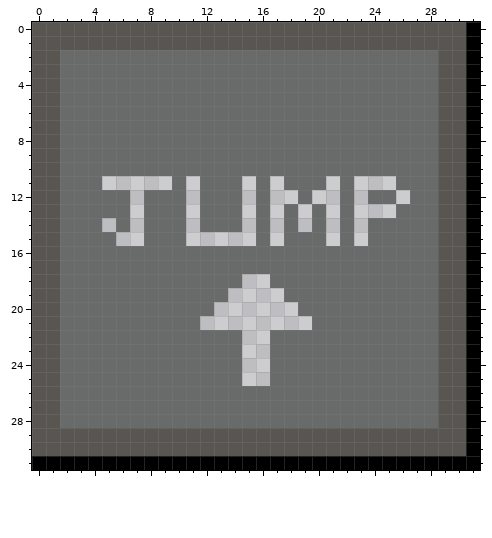
Pixel-art file, stored at Sprites/Aseprite/UI/Buttons/button_concept01.aseprite. Above is the file before it was changed.
32x32 pixels, 1 frame.
After the commit:
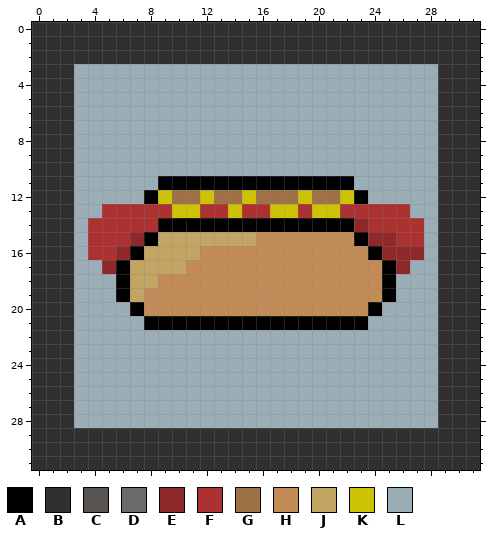
Palette (. is transparent): A #000000  B #303030  C #595652  D #696a6a  E #8f2929  F #ac3232  G #9e7246  H #c38c56  J #c2a563  K #cdc304  L #9badb7
Author's note on the commit: cuppa buttons ahsdhfhasdhfsda
Edits made:
@@ x 0..31 @@
- 0 CCCCCCCCCCCCCCCCCCCCCCCCCCCCCCCA
- 1 CCCCCCCCCCCCCCCCCCCCCCCCCCCCCCCA
- 2 CCDDDDDDDDDDDDDDDDDDDDDDDDDDDCCA
- 3 CCDDDDDDDDDDDDDDDDDDDDDDDDDDDCCA
- 4 CCDDDDDDDDDDDDDDDDDDDDDDDDDDDCCA
- 5 CCDDDDDDDDDDDDDDDDDDDDDDDDDDDCCA
- 6 CCDDDDDDDDDDDDDDDDDDDDDDDDDDDCCA
- 7 CCDDDDDDDDDDDDDDDDDDDDDDDDDDDCCA
- 8 CCDDDDDDDDDDDDDDDDDDDDDDDDDDDCCA
- 9 CCDDDDDDDDDDDDDDDDDDDDDDDDDDDCCA
-10 CCDDDDDDDDDDDDDDDDDDDDDDDDDDDCCA
-11 CCDDD.....D.DDD.D.DDD.D...DDDCCA
-12 CCDDDDD.DDD.DDD.D..D..D.DD.DDCCA
-13 CCDDDDD.DDD.DDD.D.D.D.D...DDDCCA
-14 CCDDD.D.DDD.DDD.D.D.D.D.DDDDDCCA
-15 CCDDDD..DDD.....D.DDD.D.DDDDDCCA
-16 CCDDDDDDDDDDDDDDDDDDDDDDDDDDDCCA
-17 CCDDDDDDDDDDDDDDDDDDDDDDDDDDDCCA
-18 CCDDDDDDDDDDDDD..DDDDDDDDDDDDCCA
-19 CCDDDDDDDDDDDD....DDDDDDDDDDDCCA
-20 CCDDDDDDDDDDD......DDDDDDDDDDCCA
-21 CCDDDDDDDDDD........DDDDDDDDDCCA
-22 CCDDDDDDDDDDDDD..DDDDDDDDDDDDCCA
-23 CCDDDDDDDDDDDDD..DDDDDDDDDDDDCCA
-24 CCDDDDDDDDDDDDD..DDDDDDDDDDDDCCA
-25 CCDDDDDDDDDDDDD..DDDDDDDDDDDDCCA
-26 CCDDDDDDDDDDDDDDDDDDDDDDDDDDDCCA
-27 CCDDDDDDDDDDDDDDDDDDDDDDDDDDDCCA
-28 CCDDDDDDDDDDDDDDDDDDDDDDDDDDDCCA
-29 CCCCCCCCCCCCCCCCCCCCCCCCCCCCCCCA
-30 CCCCCCCCCCCCCCCCCCCCCCCCCCCCCCCA
-31 AAAAAAAAAAAAAAAAAAAAAAAAAAAAAAAA
+ 0 BBBBBBBBBBBBBBBBBBBBBBBBBBBBBBBB
+ 1 BBBBBBBBBBBBBBBBBBBBBBBBBBBBBBBB
+ 2 BBBBBBBBBBBBBBBBBBBBBBBBBBBBBBBB
+ 3 BBBLLLLLLLLLLLLLLLLLLLLLLLLLLBBB
+ 4 BBBLLLLLLLLLLLLLLLLLLLLLLLLLLBBB
+ 5 BBBLLLLLLLLLLLLLLLLLLLLLLLLLLBBB
+ 6 BBBLLLLLLLLLLLLLLLLLLLLLLLLLLBBB
+ 7 BBBLLLLLLLLLLLLLLLLLLLLLLLLLLBBB
+ 8 BBBLLLLLLLLLLLLLLLLLLLLLLLLLLBBB
+ 9 BBBLLLLLLLLLLLLLLLLLLLLLLLLLLBBB
+10 BBBLLLLLLLLLLLLLLLLLLLLLLLLLLBBB
+11 BBBLLLLLLAAAAAAAAAAAAAALLLLLLBBB
+12 BBBLLLLLAKGGKGGKGGGKGGKALLLLLBBB
+13 BBBLLFFFFFKKFFKFFKKFKKFFFFFLLBBB
+14 BBBLFFFFFAAAAAAAAAAAAAAEFFFFLBBB
+15 BBBLFFFEAJJJJJJJHHHHHHHAEEFFLBBB
+16 BBBLFFEAJJJJHHHHHHHHHHHHAEEELBBB
+17 BBBLLEAJJJJHHHHHHHHHHHHHHAELLBBB
+18 BBBLLLAJJHHHHHHHHHHHHHHHHALLLBBB
+19 BBBLLLAJHHHHHHHHHHHHHHHHHALLLBBB
+20 BBBLLLLAHHHHHHHHHHHHHHHHALLLLBBB
+21 BBBLLLLLAAAAAAAAAAAAAAAALLLLLBBB
+22 BBBLLLLLLLLLLLLLLLLLLLLLLLLLLBBB
+23 BBBLLLLLLLLLLLLLLLLLLLLLLLLLLBBB
+24 BBBLLLLLLLLLLLLLLLLLLLLLLLLLLBBB
+25 BBBLLLLLLLLLLLLLLLLLLLLLLLLLLBBB
+26 BBBLLLLLLLLLLLLLLLLLLLLLLLLLLBBB
+27 BBBLLLLLLLLLLLLLLLLLLLLLLLLLLBBB
+28 BBBLLLLLLLLLLLLLLLLLLLLLLLLLLBBB
+29 BBBBBBBBBBBBBBBBBBBBBBBBBBBBBBBB
+30 BBBBBBBBBBBBBBBBBBBBBBBBBBBBBBBB
+31 BBBBBBBBBBBBBBBBBBBBBBBBBBBBBBBB
Changed places in both pictures, as pixel boxes (x1, y1, x2, y2):
changed: (32, 22, 480, 470)
